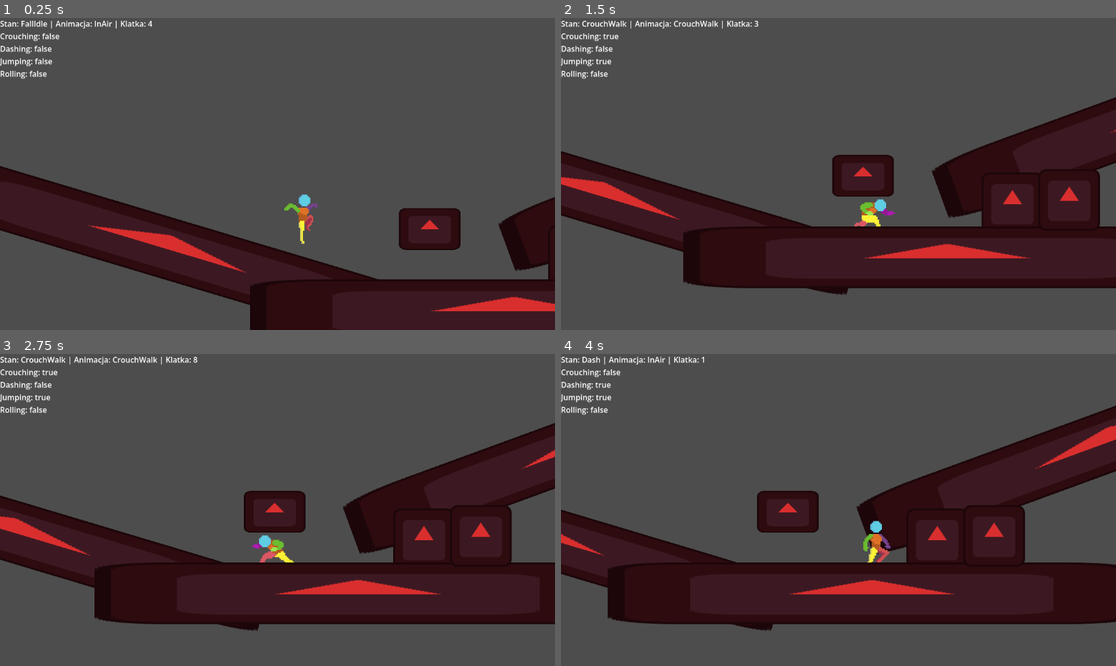
Above: before the commit, frames 1-4 (two rows, left to right).
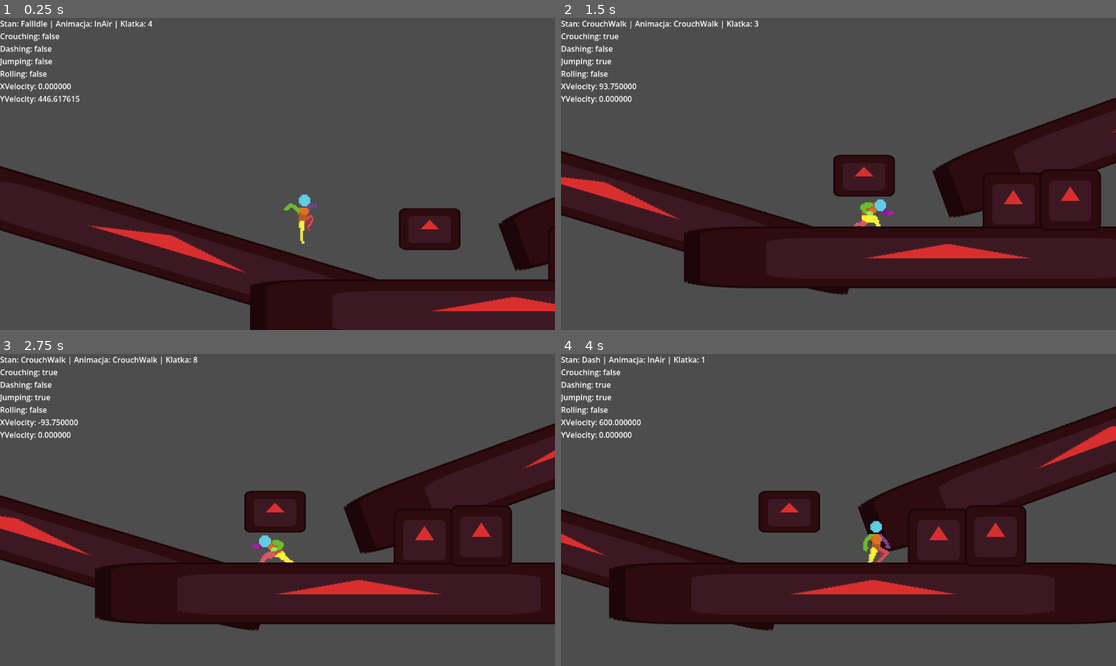
Above: after the commit, the same moments.

Repository: TatusFilipek/GodotTryEndError
Game: Godot game, scene res://scenes/main.tscn
Two runs of this game, one before a commit and one after it. Both use one fixed random seed, a clock stepped at 60 frames per second and the inputs below. The engine's default icon, where the game draws it, is replaced by a stand-in: a white triangle on a blue panel in a dark square.
Inputs (mouse positions are in pixels of both pictures, inside the frame that each line leads up to):
- Up to frame 1 (0.25 s): no input
- Up to frame 2 (1.5 s): move the mouse to (960, 158) at 0.52 s; hold Ctrl (crouch) 0.53-1.28 s; hold D (moveRight) from 0.53 s (still down); tap Space (jump) at 0.77, 1.07 s; tap Q (dash) at 0.8, 1.35 s; move the mouse to (727, 189) at 1.27 s
- Up to frame 3 (2.75 s): tap Space (jump) at 1.52, 1.82, 2.3 s; tap Alt (sprint) at 1.55 s; move the mouse to (333, 441) at 2.02 s; release D (moveRight) at 2.03 s; hold A (moveLeft) from 2.03 s (still down); hold Alt (sprint) from 2.03 s (still down)
- Up to frame 4 (4 s): move the mouse to (810, 572) at 2.77 s; release A (moveLeft) at 2.78 s; release Alt (sprint) at 2.78 s; hold D (moveRight) from 2.78 s (still down); tap Space (jump) at 2.85, 3.02, 3.32, 3.77 s; tap Ctrl (crouch) at 3.05 s; move the mouse to (1005, 556) at 3.52 s; hold Ctrl (crouch) from 3.53 s (still down); tap Q (dash) at 3.8 s

The runs differ from the first frame. In frame 1, 0.3% of the frame differs, in the area x 0-15%, y 20-28%; in frame 2, 0.7%; in frame 3, 0.6%; in frame 4, 1.0%, in the area x 0-100%, y 16-89%.

Commit message:
Dodanie air dragu, zachowywanie momentum w powietrzu, powinno to spowodowac latwiejsze zimplementowanie mechanik bazowanych na momentum gracza

Diff:
--- a/scenes/player.tscn
+++ b/scenes/player.tscn
@@ -918,7 +918,7 @@
 states/WallPush/position = Vector2(654, 28)
 states/WallTouch/node = SubResource("AnimationNodeAnimation_pf23h")
 states/WallTouch/position = Vector2(654, 98)
-graph_offset = Vector2(-57, -3)
+graph_offset = Vector2(0.14543757, -20.397482)
 
 [sub_resource type="Animation" id="Animation_f1ej7"]
 resource_name = "CrouchIdle"
--- a/scripts/crouchWalk.gd
+++ b/scripts/crouchWalk.gd
@@ -13,7 +13,7 @@
 	super.physics_update(_delta)
 	if not isActive: return
 	if not core.dashing:
-		core.velocity.x = core.MovementDirection() * core.MovementSpeed * core.crouchMovementMult * core.ALLMOVEMENTVARIABLE * _delta
+		core.velocity.x = core.MovementDirection() * core.MovementSpeed * core.crouchMovementMult
 
 	if core.MovementDirection() == 0:
 		machine.change_state("CrouchIdle")
--- a/scripts/fallIdle.gd
+++ b/scripts/fallIdle.gd
@@ -14,4 +14,4 @@
 	if core.MovementDirection() != 0:
 		machine.change_state("FallMove")
 
-	core.velocity.x = 0
+	core.velocity.x -= core.velocity.x * core.airDrag * .5 * _delta
--- a/scripts/fallMove.gd
+++ b/scripts/fallMove.gd
@@ -9,8 +9,13 @@
 
 func physics_update(_delta: float) -> void:
 	super.physics_update(_delta)
-	if not core.dashing:
-		core.velocity.x = core.MovementDirection() * core.MovementSpeed * core.sprintMovementMult * core.ALLMOVEMENTVARIABLE * _delta
+	var maxMovementSpeed =  core.MovementSpeed * core.sprintMovementMult
+
+	if not core.dashing and core.MovementDirection() != 0:
+		if abs(core.velocity.x) < maxMovementSpeed:
+			core.velocity.x += (maxMovementSpeed * core.facingDirection * core.airDrag * 2) * _delta
+		else:
+			core.velocity.x -= core.velocity.x * core.airDrag * .5 * _delta
 	if not isActive: return
 
 	if core.MovementDirection() == 0:
--- a/scripts/ledgeClimb.gd
+++ b/scripts/ledgeClimb.gd
@@ -18,7 +18,7 @@
 	postAnimPos = core.ledgePosition
 
 	postAnimPos.x += core.CheckWallTop.position.x + 17 * core.facingDirection
-	postAnimPos.y += core.CheckLedge.position.y - 7
+	postAnimPos.y += core.CheckLedge.position.y
 	pass
 
 func exit() -> void:
@@ -33,4 +33,4 @@
 
 func AnimationFinished() -> void:
 	core.position = postAnimPos
-	machine.ChangeStateMoveOrIdle("Idle", "Walk")
+	machine.actionExit()
--- a/scripts/player.gd
+++ b/scripts/player.gd
@@ -2,7 +2,7 @@
 
 class_name Player
 
-@export var MovementSpeed = 75
+@export var MovementSpeed = 125
 @export var sprintMovementMult = 1.5
 @export var crouchMovementMult = .75
 
@@ -11,6 +11,7 @@
 @export var slideCancelVelocity = 40
 
 @export var gravityForce = 100
+@export var airDrag = 5
 
 @export var jumpForce = 150
 @export var jumpVelocityCut = 0.3
@@ -95,7 +96,7 @@
 	move_and_slide()
 
 	if machine.current_state:
-		label.text = "Stan: %s | Animacja: %s | Klatka: %d \nCrouching: %s \nDashing: %s \nJumping: %s \nRolling: %s" % [machine.current_state.name, sprite.animation, sprite.frame, isCrouching, dashing, jumping, rolling]
+		label.text = "Stan: %s | Animacja: %s | Klatka: %d \nCrouching: %s \nDashing: %s \nJumping: %s \nRolling: %s \nXVelocity: %f \nYVelocity: %f" % [machine.current_state.name, sprite.animation, sprite.frame, isCrouching, dashing, jumping, rolling, velocity.x, velocity.y]
 
 	if isOnGround() or IsLedgeDetected():
 		coyoteTimer = coyoteTime
--- a/scripts/run.gd
+++ b/scripts/run.gd
@@ -13,7 +13,7 @@
 	super.physics_update(_delta)
 	if not isActive: return
 	if not core.dashing:
-		core.velocity.x = core.MovementDirection() * core.MovementSpeed * core.sprintMovementMult * core.ALLMOVEMENTVARIABLE * _delta
+		core.velocity.x = core.MovementDirection() * core.MovementSpeed * core.sprintMovementMult
 
 	if core.MovementDirection() == 0:
 		machine.change_state("Idle")
--- a/scripts/slide.gd
+++ b/scripts/slide.gd
@@ -12,14 +12,15 @@
 
 func exit() -> void:
 	super.exit()
-	core.velocity.x = 0
+	#NOTE: REMEMBER ABOUT IT
+	#core.velocity.x = 0
 	pass
 
 func physics_update(_delta: float) -> void:
 	super.physics_update(_delta)
 	if not isActive: return
 
-	#NOTE: this will need some fixxing
+	#NOTE: this will need some fixxing or mayve it is all right
 
 	if (1 - core.spriteRotation) >= 1:
 		core.velocity.x = core.facingDirection * (abs(core.velocity.x) - core.slideVelocityLoss * (1 - core.spriteRotation) * _delta)
--- a/scripts/walk.gd
+++ b/scripts/walk.gd
@@ -13,7 +13,7 @@
 	super.physics_update(_delta)
 	if not isActive: return
 	if not core.dashing:
-		core.velocity.x = core.MovementDirection() * core.MovementSpeed * core.ALLMOVEMENTVARIABLE * _delta
+		core.velocity.x = core.MovementDirection() * core.MovementSpeed
 
 	if Input.is_action_pressed("sprint"):
 		machine.change_state("Run")
